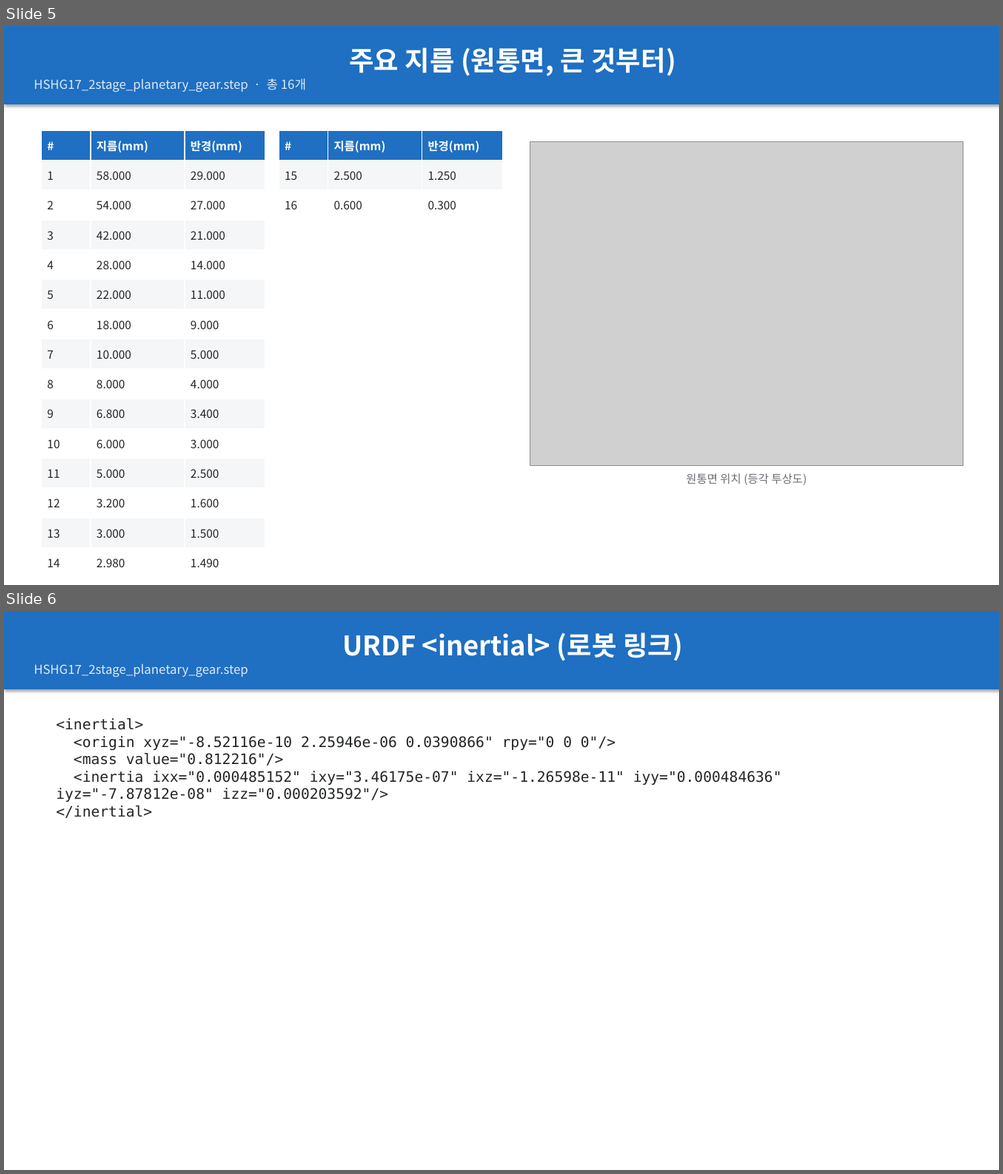
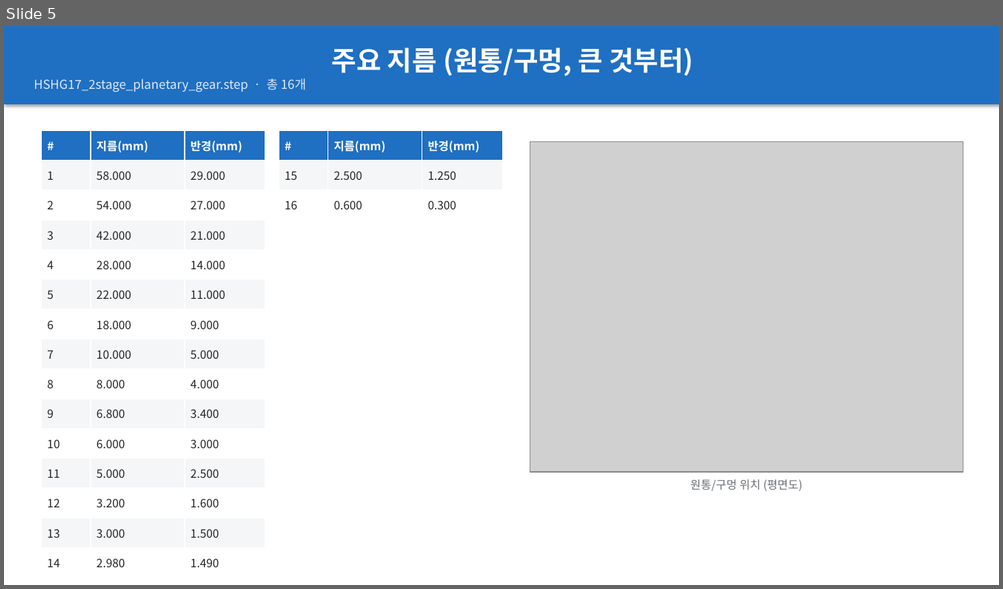
Before and after one commit to Seobuk/Argos, a slide deck: examples/planetary_gear/report/HSHG17_2stage_planetary_gear_report.pptx. Shown one above the other, each under a label of ours: slides 5 and 6 before the commit, slide 5 after it. The pictures are 1003x1174 and 1003x589 pixels, drawn with LibreOffice and Linux fonts; fonts in the diff are those of the drawing; grey boxes stand for pictures. Boxes give left, top, right and bottom in pixels: in the first picture for what was removed or moved away, otherwise in the second. Text is boxed around its words. In the diff, an @@ line names an element or a change of style, - is before the commit and + after.

Commit message:
feature/step-report: refocus report on size + multi-angle photos
Per request, the default report is now visual/dimensional rather than
robot-dynamics oriented:
- Mass / inertia / URDF slides are OFF by default (add back with --with-mass).
  URDF is only computed/written when --with-mass is given.
- Dimensions stated as 가로(X) · 세로(Y) · 높이(Z); each orthographic view is
  annotated with its in-plane dims using these names (consistent everywhere).
- Standard 삼면도: front / TOP / side + iso. Top replaces the redundant back
  view and shows the footprint — fixes flat parts (a PCB only reads from above).
- New "여러 각도" gallery: 4 isometric corners (turntable). Title slide shows
  the part + size.

Slides: title / dimensions / dimensioned-drawing / multi-angle / diameters.
Planetary-gear example regenerated (7 renders); URDF file dropped from it.

```diff
--- a/examples/planetary_gear/report/HSHG17_2stage_planetary_gear_report.pptx
+++ b/examples/planetary_gear/report/HSHG17_2stage_planetary_gear_report.pptx
@@ slide 6 removed at [4,611,999,1170], background #FFFFFF @@
@@ rectangle removed at [4,611,999,689] @@
-URDF <inertial> (로봇 링크)
-HSHG17_2stage_planetary_gear.step
@@ text removed at [56,718,782,818] @@
-<inertial>
-<origin xyz="-8.52116e-10 2.25946e-06 0.0390866" rpy="0 0 0"/>
-<mass value="0.812216"/>
-<inertia ixx="0.000485152" ixy="3.46175e-07" ixz="-1.26598e-11" iyy="0.000484636" iyz="-7.87812e-08" izz="0.000203592"/>
-</inertial>
@@ slide 5 changed as well @@
@@ text in rectangle at [332,47,693,76]: text changed @@
-주요 지름 (원통면, 큰 것부터)
+주요 지름 (원통/구멍, 큰 것부터)
@@ picture: place and size @@
-picture at [530,141,963,466]
+picture at [530,141,963,472]
@@ text at [690,480,802,491]: text changed @@
-원통면 위치 (등각 투상도)
+원통/구멍 위치 (평면도)
```
Also in this commit, not shown: 2 other slides changed, 2 slides added, 2 other slides removed, 12 other files.
